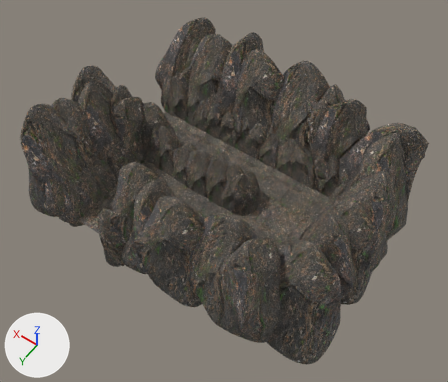
The glTF model Editor/assets/models/canyon/canyon08.gltf as it was, and as the next commit left it.
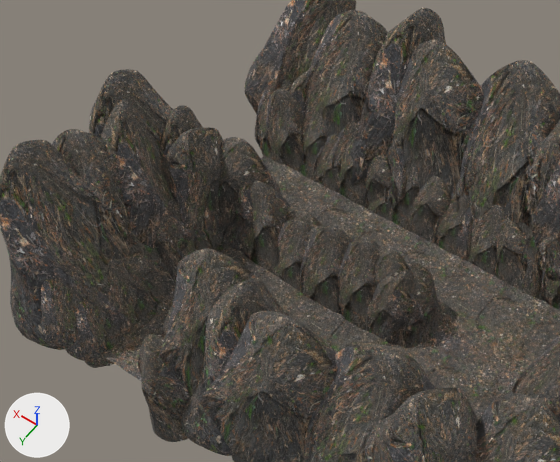
Each version appears first whole from a camera (50 mm lens) standing at (-64.8, 93.3, 139.5) and looking at (-2.9, 6.6, 3.3), and next in a close-up on the part from 5% to 73% of the width and 7% to 73% of the height. The lights are fixed; the arrows at lower left show +X, +Y and +Z. Where no turn or scale is listed for an object, it has been applied to the vertices.

In view in the first close-up: 'Plane.035', 'Rock.1587', 'Rock.1588', 'Rock.1589', 'Rock.1614', 'Rock.1615', 'Rock.1617', 'Rock.1621', 'Rock.1642', 'Rock.1643', 'Rock.1649', 'Rock.1654', 'Rock.1691', 'Rock.1695', 'Rock.1699'.
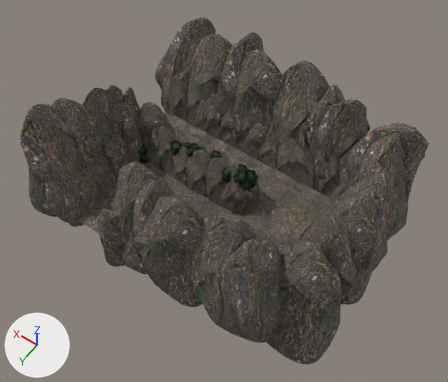
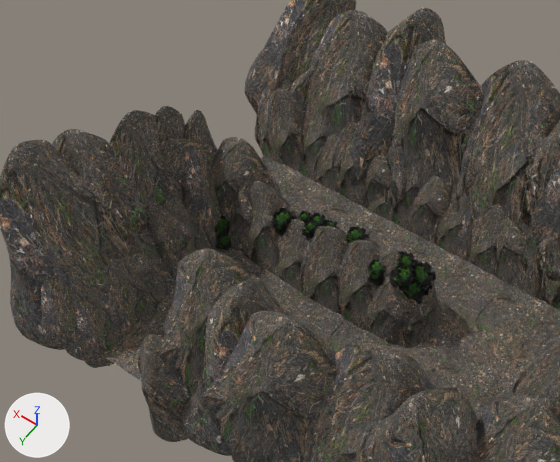
Where the change shows, as pixel boxes [x1, y1, x2, y2] in the close-ups (560 x 462 px):
'Rock.1589', moved, turned, rescaled: before [101, 99, 173, 248]; after [107, 110, 182, 206]
'Rock.1695', moved, turned, rescaled: before [161, 127, 223, 230]; after [159, 138, 217, 185]
'Rock.1691', moved, turned, rescaled: before [159, 105, 224, 235]; after [181, 110, 221, 237]
'Rock.1699', moved, turned, rescaled: before [89, 69, 173, 147]; after [154, 106, 186, 141]
'Bush.5317', added: after [389, 263, 416, 290]
'Bush.5315', added: after [413, 261, 436, 293]
'Bush.5321', added: after [271, 208, 297, 235]
'Bush.5314', added: after [399, 282, 430, 306]
'Bush.5318', added: after [368, 259, 385, 285]
'Bush.5319', added: after [345, 226, 369, 243]
'Bush.5311', added: after [213, 215, 230, 241]
'Bush.5316', added: after [396, 251, 418, 267]
'Bush.5323', added: after [302, 219, 318, 238]
'Bush.5310', added: after [215, 234, 232, 250]
'Bush.5320', added: after [310, 212, 328, 226]
'Bush.5322', added: after [297, 211, 311, 223]
'Bush.5324', added: after [325, 219, 340, 229]

What changed in the scene script:
```text
Add mat_bush:
    mat_bush = bpy.data.materials.new('Bush')
    # uses the picture img_bushbasecolor
    # uses the picture img_bushnormal
Change ob_rock_1589:
    ob_rock_1589.location: (35.9, 15.1, 7.6) -> (32.7, 14.7, 7.6)
    ob_rock_1589.rotation_euler: (0.134, 3.108, 0.967) -> (0.14, -3.113, 0.0216)  # degrees (7.7, 178, 55) -> degrees (8, -178, 1.2)
    ob_rock_1589.scale: (18.3, 18.3, 18.3) -> (8.45, 18.2, 18.3)
Change ob_rock_1691:
    ob_rock_1691.location: (32.7, 6.7, 3.3) -> (30.7, 7.2, 3.3)
    ob_rock_1691.rotation_euler: (0.117, -3.123, 0.683) -> (0.021, 3.074, 0.664)  # degrees (6.7, -179, 39) -> degrees (1.2, 176, 38)
    ob_rock_1691.scale: (17.2, 17.2, 17.2) -> (11.6, 13.8, 17.2)
Change ob_rock_1695:
    ob_rock_1695.location: (32.9, 6.0, 1.0) -> (32.2, 6.6, 1.0)
    ob_rock_1695.rotation_euler: (3.075, -0.16, 0.308) -> (3.075, -0.16, -0.331)  # degrees (176, -9.2, 18) -> degrees (176, -9.2, -19)
    ob_rock_1695.scale: (19.0, 19.0, 19.0) -> (8.76, 18.3, 18.8)
Change ob_rock_1699:
    ob_rock_1699.location: (36.3, 9.2, 4.6) -> (33.2, 9.5, 4.6)
    ob_rock_1699.rotation_euler: (0.188, -2.981, 0.497) -> (0.0826, 3.095, -0.0185)  # degrees (11, -171, 28) -> degrees (4.7, 177, -1.1)
    ob_rock_1699.scale: (22.9, 22.9, 22.9) -> (9.46, 13.2, 18.9)
Add ob_bush_5324:
    ob_bush_5324 = bpy.data.objects.new('Bush.5324', me_bush)  # 656 vertices, 966 faces; spans x -0.621..0.638, y -0.147..1.02, z -0.493..0.747
    ob_bush_5324.location = (8.4, 2.0, 6.5)
    ob_bush_5324.rotation_euler = (1.017, 0.175, -1.577)  # degrees (58, 10, -90)
    ob_bush_5324.scale = (2.71, 2.71, 2.71)
Add ob_bush_5323:
    ob_bush_5323 = bpy.data.objects.new('Bush.5323', me_bush)  # 656 vertices, 966 faces; spans x -0.621..0.638, y -0.147..1.02, z -0.493..0.747
    ob_bush_5323.location = (9.6, 5.0, 9.3)
    ob_bush_5323.rotation_euler = (1.221, -0.126, -1.649)  # degrees (70, -7.2, -94)
    ob_bush_5323.scale = (2.28, 2.28, 2.28)
Add ob_bush_5322:
    ob_bush_5322 = bpy.data.objects.new('Bush.5322', me_bush)  # 656 vertices, 966 faces; spans x -0.621..0.638, y -0.147..1.02, z -0.493..0.747
    ob_bush_5322.location = (11.6, 3.9, 9.3)
    ob_bush_5322.rotation_euler = (1.221, -0.126, -1.649)  # degrees (70, -7.2, -94)
    ob_bush_5322.scale = (2.06, 2.06, 2.06)
Add ob_bush_5321:
    ob_bush_5321 = bpy.data.objects.new('Bush.5321', me_bush)  # 656 vertices, 966 faces; spans x -0.621..0.638, y -0.147..1.02, z -0.493..0.747
    ob_bush_5321.location = (14.7, 4.5, 7.0)
    ob_bush_5321.rotation_euler = (1.186, -0.458, -1.866)  # degrees (68, -26, -107)
    ob_bush_5321.scale = (3.4, 3.4, 3.4)
Add ob_bush_5320:
    ob_bush_5320 = bpy.data.objects.new('Bush.5320', me_bush)  # 656 vertices, 966 faces; spans x -0.621..0.638, y -0.147..1.02, z -0.493..0.747
    ob_bush_5320.location = (10.0, 2.9, 8.2)
    ob_bush_5320.rotation_euler = (1.221, -0.126, -1.649)  # degrees (70, -7.2, -94)
    ob_bush_5320.scale = (2.71, 2.71, 2.71)
Add ob_bush_5319:
    ob_bush_5319 = bpy.data.objects.new('Bush.5319', me_bush)  # 656 vertices, 966 faces; spans x -0.621..0.638, y -0.147..1.02, z -0.493..0.747
    ob_bush_5319.location = (2.4, 3.1, 9.3)
    ob_bush_5319.rotation_euler = (1.074, -0.0473, -1.539)  # degrees (62, -2.7, -88)
    ob_bush_5319.scale = (3.29, 3.29, 3.29)
Add ob_bush_5318:
    ob_bush_5318 = bpy.data.objects.new('Bush.5318', me_bush)  # 656 vertices, 966 faces; spans x -0.621..0.638, y -0.147..1.02, z -0.493..0.747
    ob_bush_5318.location = (-3.7, 5.3, 8.7)
    ob_bush_5318.rotation_euler = (1.008, -0.348, -1.575)  # degrees (58, -20, -90)
    ob_bush_5318.scale = (3.29, 3.29, 3.29)
Add ob_bush_5317:
    ob_bush_5317 = bpy.data.objects.new('Bush.5317', me_bush)  # 656 vertices, 966 faces; spans x -0.621..0.638, y -0.147..1.02, z -0.493..0.747
    ob_bush_5317.location = (-7.2, 4.9, 10.1)
    ob_bush_5317.rotation_euler = (1.439, -0.467, -1.573)  # degrees (82, -27, -90)
    ob_bush_5317.scale = (3.29, 3.29, 3.29)
Add ob_bush_5316:
    ob_bush_5316 = bpy.data.objects.new('Bush.5316', me_bush)  # 656 vertices, 966 faces; spans x -0.621..0.638, y -0.147..1.02, z -0.493..0.747
    ob_bush_5316.location = (-6.1, 3.5, 10.0)
    ob_bush_5316.rotation_euler = (1.355, -0.0969, -1.415)  # degrees (78, -5.6, -81)
    ob_bush_5316.scale = (3.29, 3.29, 3.29)
Add ob_bush_5315:
    ob_bush_5315 = bpy.data.objects.new('Bush.5315', me_bush)  # 656 vertices, 966 faces; spans x -0.621..0.638, y -0.147..1.02, z -0.493..0.747
    ob_bush_5315.location = (-8.1, 2.9, 7.1)
    ob_bush_5315.rotation_euler = (1.355, -0.0969, -1.415)  # degrees (78, -5.6, -81)
    ob_bush_5315.scale = (4.54, 4.54, 4.54)
Add ob_bush_5314:
    ob_bush_5314 = bpy.data.objects.new('Bush.5314', me_bush)  # 656 vertices, 966 faces; spans x -0.621..0.638, y -0.147..1.02, z -0.493..0.747
    ob_bush_5314.location = (-7.9, 4.4, 6.7)
    ob_bush_5314.rotation_euler = (1.519, -0.225, -1.774)  # degrees (87, -13, -102)
    ob_bush_5314.scale = (4.54, 4.54, 4.54)
Add ob_bush_5311:
    ob_bush_5311 = bpy.data.objects.new('Bush.5311', me_bush)  # 656 vertices, 966 faces; spans x -0.621..0.638, y -0.147..1.02, z -0.493..0.747
    ob_bush_5311.location = (25.9, 7.6, 1.6)
    ob_bush_5311.rotation_euler = (1.48, -0.361, -1.729)  # degrees (85, -21, -99)
    ob_bush_5311.scale = (3.79, 3.79, 3.79)
Add ob_bush_5310:
    ob_bush_5310 = bpy.data.objects.new('Bush.5310', me_bush)  # 656 vertices, 966 faces; spans x -0.621..0.638, y -0.147..1.02, z -0.493..0.747
    ob_bush_5310.location = (24.7, 8.4, -0.2)
    ob_bush_5310.rotation_euler = (1.48, -0.361, -1.729)  # degrees (85, -21, -99)
    ob_bush_5310.scale = (2.77, 2.77, 2.77)
```
